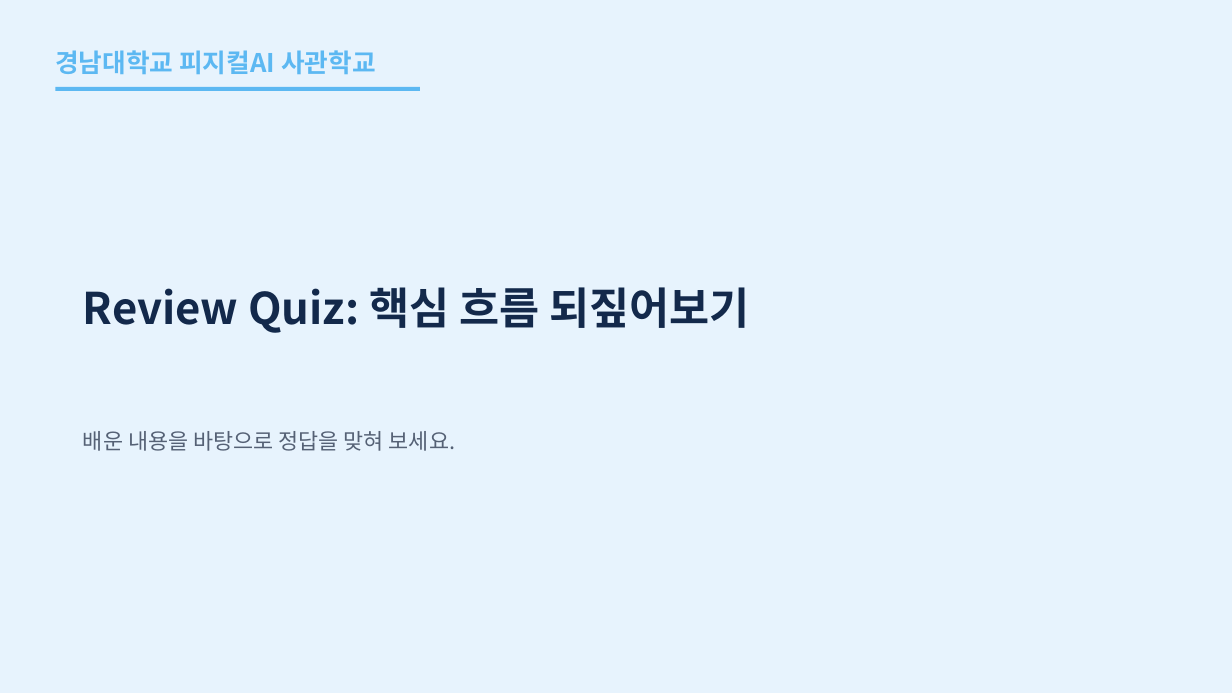
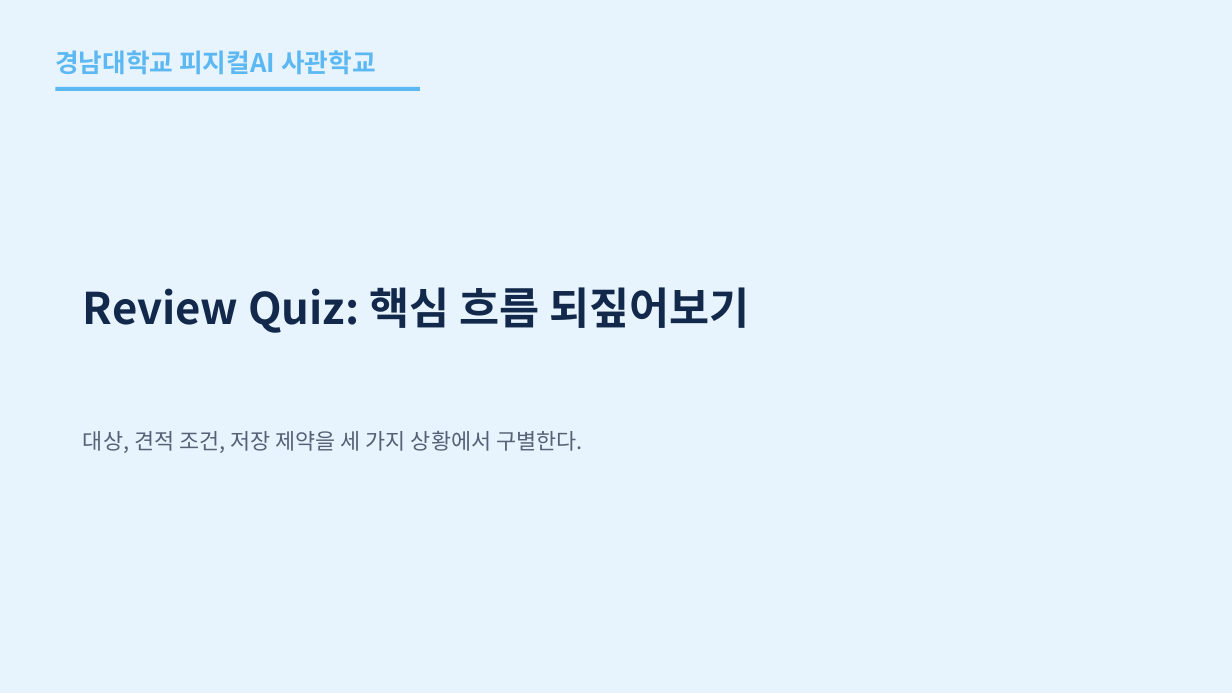
Before and after one commit to uengine-oss/hyd-iot-edu, a slide deck: slide 37 of workspace/강의제작/산출물/통합반/이론_오프라인/02회차/통합반_오프라인_02회차.pptx. Drawn at 1232x693 pixels with LibreOffice and Linux fonts; fonts in the diff are those of the drawing. Boxes give left, top, right and bottom in pixels: in the first picture for what was removed or moved away, otherwise in the second. Text is boxed around its words. In the diff, an @@ line names an element or a change of style, - is before the commit and + after.

```diff
--- a/workspace/강의제작/산출물/통합반/이론_오프라인/02회차/통합반_오프라인_02회차.pptx
+++ b/workspace/강의제작/산출물/통합반/이론_오프라인/02회차/통합반_오프라인_02회차.pptx
@@ text at [83,431,583,453]: text changed @@
-배운 내용을 바탕으로 정답을 맞혀 보세요.
+대상, 견적 조건, 저장 제약을 세 가지 상황에서 구별한다.
```
Also in this commit, not shown: 3 other slides changed, 12 other files.
